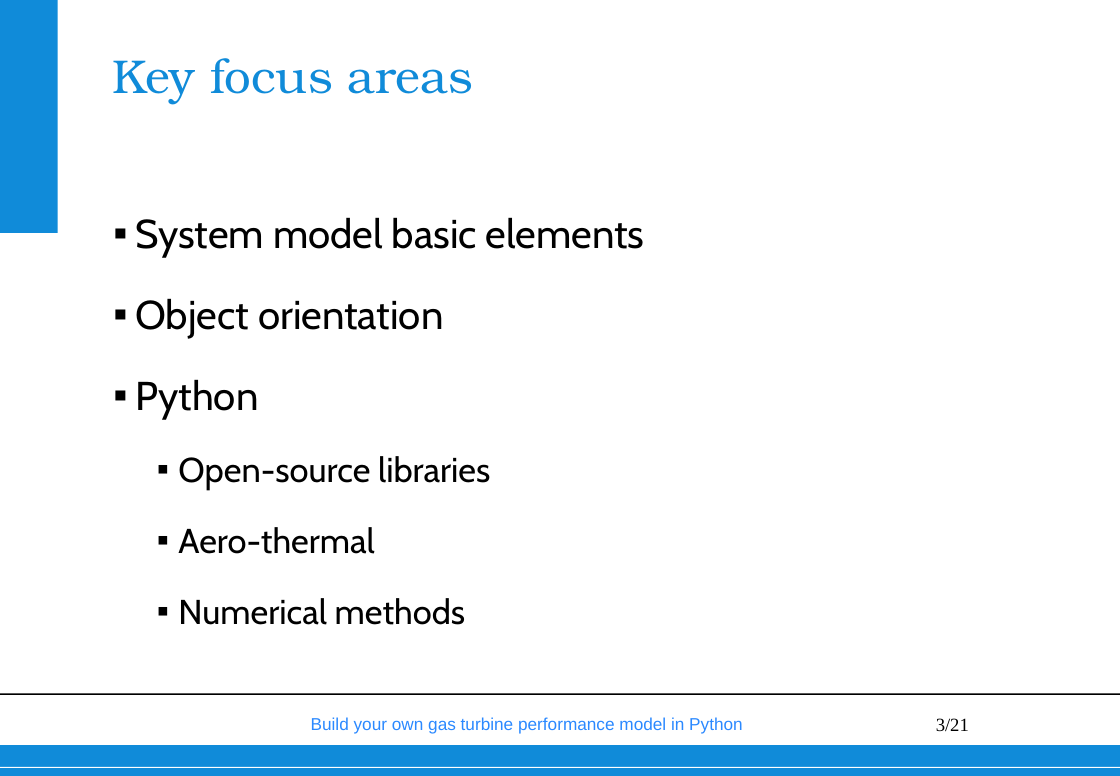
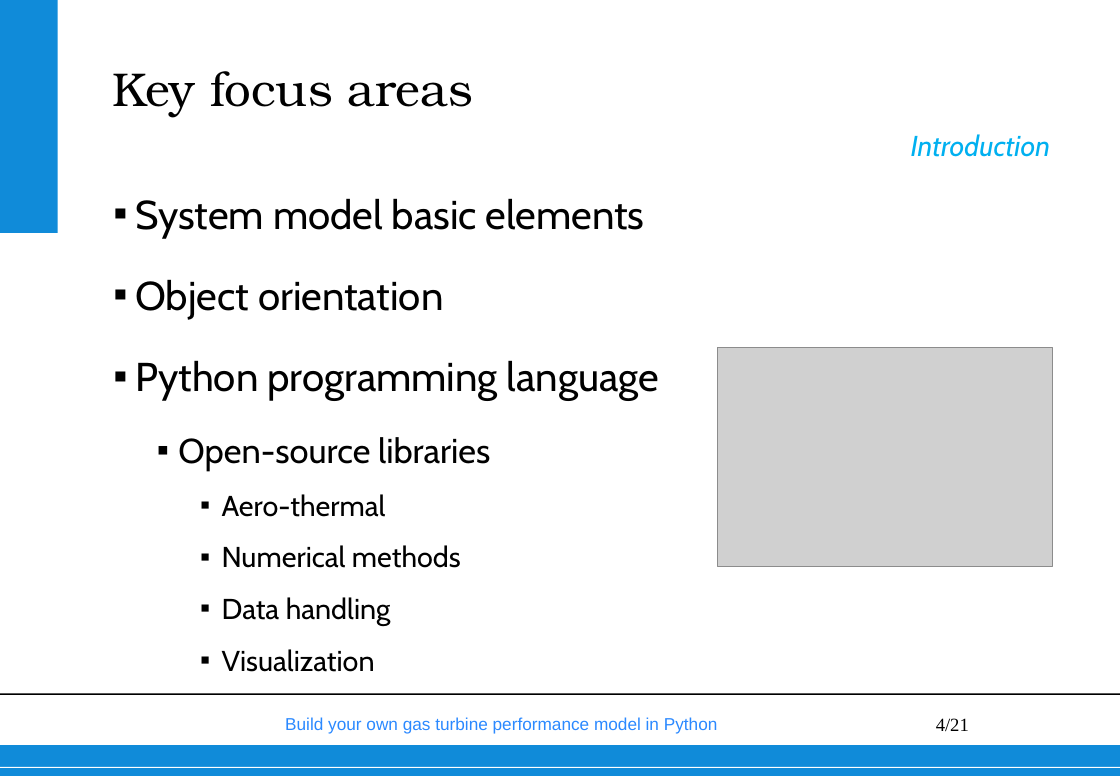
Before and after one commit to wvisser1958/GSPy, a slide deck: slide 4 of doc/Build your own gas turbine performance model from scratch.pptx (slide 3 before the commit). Drawn at 1120x776 pixels with LibreOffice and Linux fonts; fonts in the diff are those of the drawing; grey boxes stand for pictures; background and template pictures are left out. Boxes give left, top, right and bottom in pixels: in the first picture for what was removed or moved away, otherwise in the second. Text is boxed around its words. In the diff, an @@ line names an element or a change of style, - is before the commit and + after.

```diff
--- a/doc/Build your own gas turbine performance model from scratch.pptx
+++ b/doc/Build your own gas turbine performance model from scratch.pptx
@@ title "Key focus areas": place and size @@
-title "Key focus areas" at (112, 58, 473, 104)
+title "Key focus areas" at (112, 71, 473, 117)
@@ title "Key focus areas" at (112, 71, 473, 117): text colour #108BD9 to #000000; indent changed @@
@@ text added at (911, 134, 1050, 157), 20 pt, text #00B0F0, italic @@
+Introduction
@@ text "System model basic elements": place and size @@
-text "System model basic elements" at (135, 217, 644, 625)
+text "System model basic elements" at (135, 198, 659, 672)
@@ picture added at (718, 347, 1053, 567) @@
@@ text at (135, 360, 659, 400): text changed @@
-▪ Python
+▪ Python programming language
@@ text at (222, 494, 461, 568): size 24 to 20 pt in "Aero-thermal", "Numerical methods"; list level 2 to 3 in "Aero-thermal"; list level 2 to 3 in "Numerical methods" @@
@@ text at (222, 597, 391, 672): paragraphs added @@
+    ▪ Data handling
+    ▪ Visualization
@@ text "Build your own gas turbine ...": place and size @@
-text "Build your own gas turbine ..." at (311, 717, 743, 734)
+text "Build your own gas turbine ..." at (285, 717, 718, 734)
@@ page number at (936, 718, 969, 732): text changed @@
-3/21
+4/21
```
Also in this commit, not shown: 54 other slides changed, 2 slides added, 1 slide removed, 1 other file.
